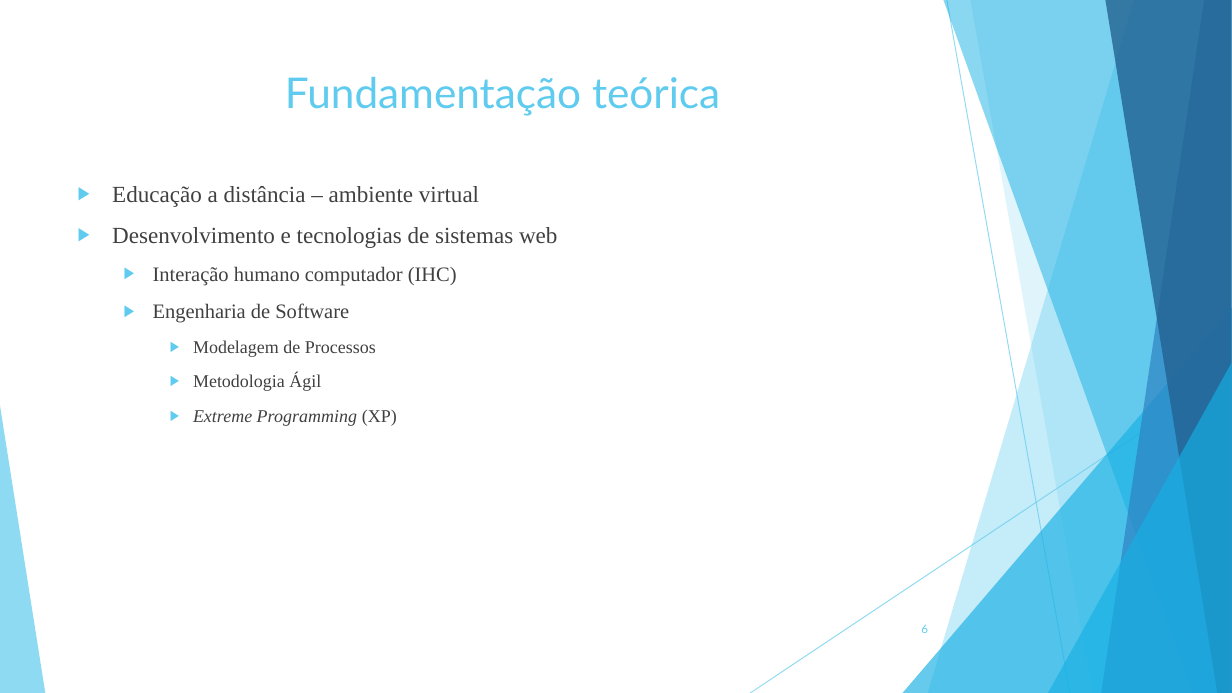
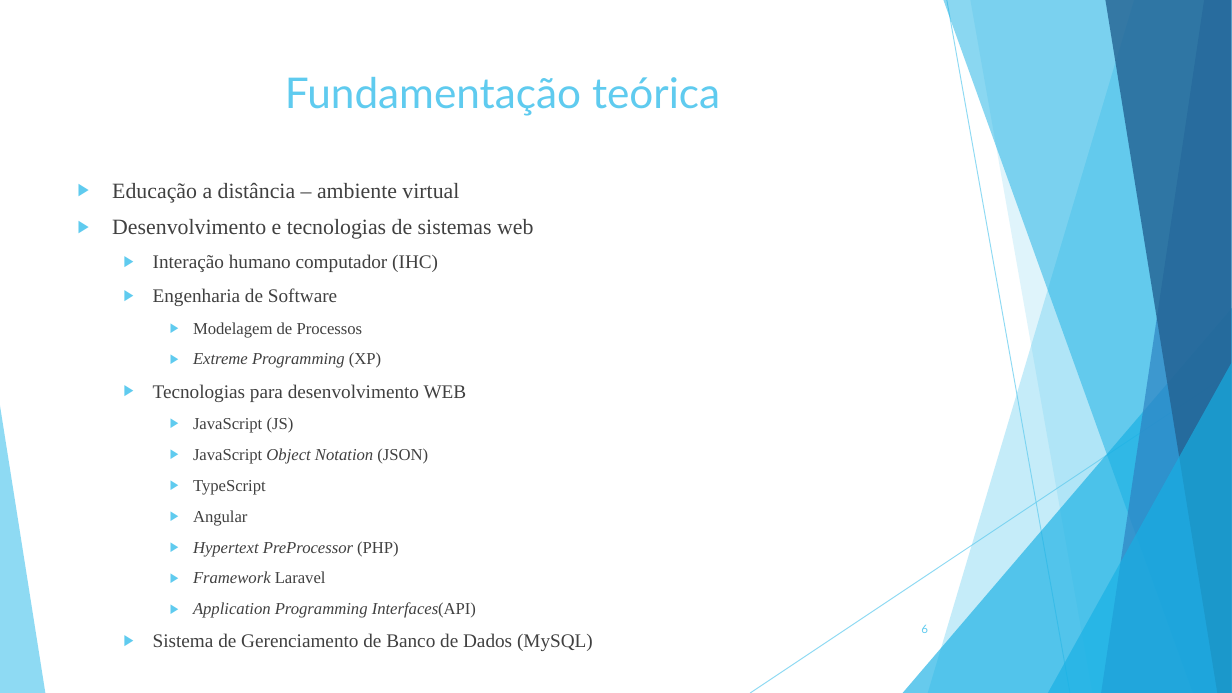
Before and after one commit to ryanlucaslemos/arquivostcc, a slide deck: slide 6 of TCC 2/Slide de TCC 2.ppt. Drawn at 1232x693 pixels with LibreOffice and Linux fonts; fonts in the diff are those of the drawing. Boxes give left, top, right and bottom in pixels: in the first picture for what was removed or moved away, otherwise in the second. Text is boxed around its words. In the diff, an @@ line names an element or a change of style, - is before the commit and + after.

```diff
--- a/TCC 2/Slide de TCC 2.ppt
+++ b/TCC 2/Slide de TCC 2.ppt
@@ text at box(112, 183, 533, 368): size 18 to 17 pt in "Educação a distância – ambiente virtual", "Desenvolvimento e tecnologias de sistemas web"; size 16 to 15 pt in "Interação humano computador (IHC)", "Engenharia de Software"; size 14 to 13 pt in "Modelagem de Processos", "Extreme Programming (XP)"; line spacing 1 to 0.9 @@
@@ text at box(153, 384, 593, 651): paragraphs added @@
+  ▶ Tecnologias para desenvolvimento WEB
+    ▶ JavaScript (JS)
+    ▶ JavaScript Object Notation (JSON)
+    ▶ TypeScript
+    ▶ Angular
+    ▶ Hypertext PreProcessor (PHP)
+    ▶ Framework Laravel
+    ▶ Application Programming Interfaces(API)
+  ▶ Sistema de Gerenciamento de Banco de Dados (MySQL)
@@ text at box(193, 374, 321, 391): paragraph removed @@
-    ▶ Metodologia Ágil
```
Also in this commit, not shown: 16 other slides changed, 4 slides removed.
